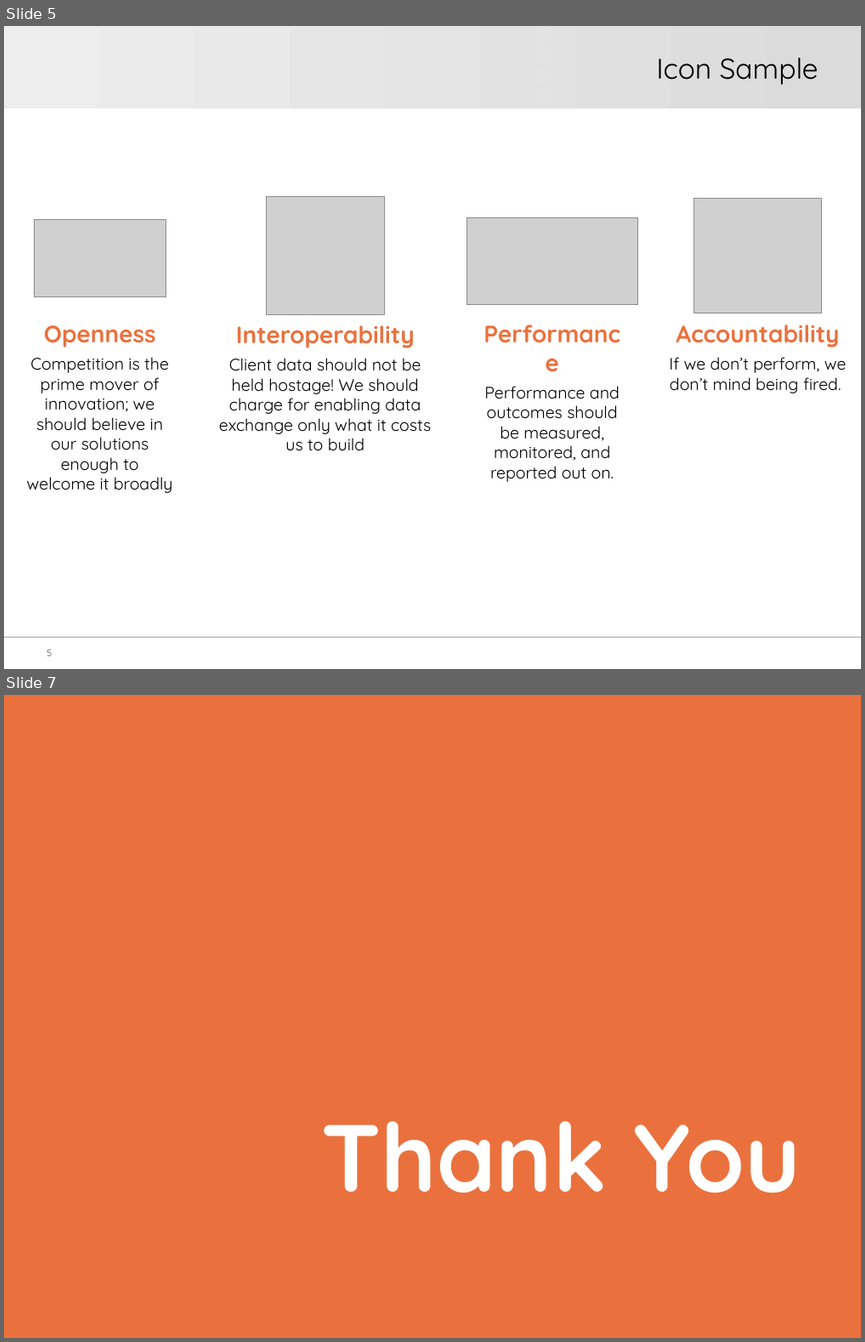
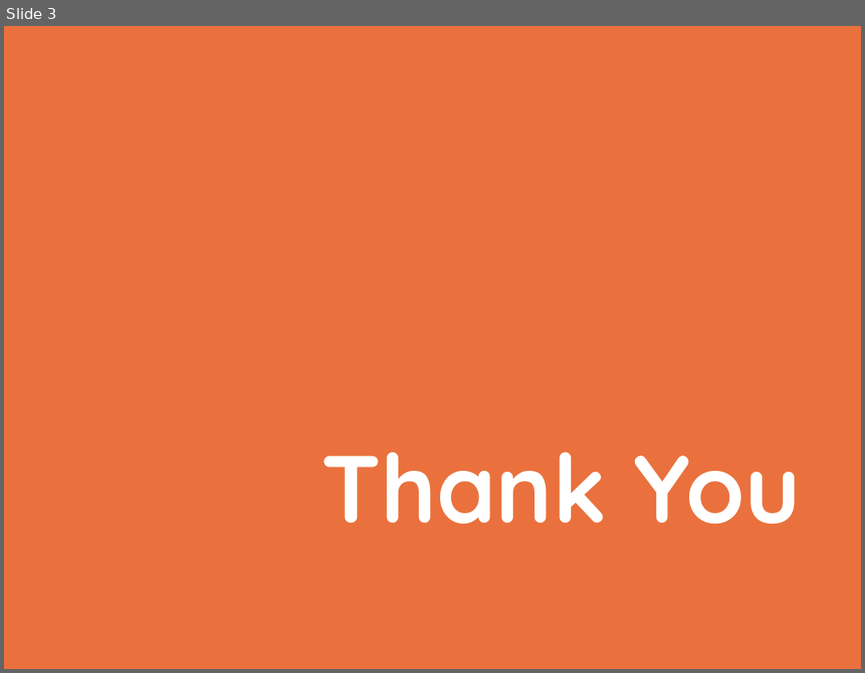
Before and after one commit to jhyman2/orioles-hackathon-comp2, a slide deck: hackathon-comp2.pptx. Shown one above the other, each under a label of ours: slides 5 and 7 before the commit, slide 3 after it; the slides between them are not shown. The pictures are 865x1342 and 865x673 pixels, drawn with LibreOffice and Linux fonts; fonts in the diff are those of the drawing; grey boxes stand for pictures; background and template pictures are left out. Boxes give left, top, right and bottom in pixels: in the first picture for what was removed or moved away, otherwise in the second. Text is boxed around its words. In the diff, an @@ line names an element or a change of style, - is before the commit and + after.

Commit message:
Done powerpoint

```diff
--- a/hackathon-comp2.pptx
+++ b/hackathon-comp2.pptx
@@ slide 5 removed at [4,26,861,669], background #FFFFFF; not listed: 2 template elements that a slide beside it also shows @@
@@ ellipse removed at [534,28,550,44] @@
@@ ellipse removed at [534,47,550,63] @@
@@ ellipse removed at [534,67,550,84] @@
@@ title removed at [656,57,818,85] @@
-Icon Sample
@@ ellipse removed at [534,88,550,104] @@
@@ picture removed at [266,197,385,315] @@
@@ picture removed at [693,199,822,313] @@
@@ picture removed at [34,220,166,297] @@
@@ picture removed at [466,218,637,305] @@
@@ text removed at [27,325,173,493] @@
-Openness
-Competition is the prime mover of innovation; we should believe in our solutions enough to welcome it broadly
@@ text removed at [219,325,431,451] @@
-Interoperability
-Client data should not be held hostage! We should charge for enabling data exchange only what it costs us to build
@@ text removed at [669,324,846,393] @@
-Accountability
-If we don’t perform, we don’t mind being fired.
@@ text removed at [484,386,619,482] @@
-Performance
-Performance and outcomes should be measured, monitored, and reported out on.
@@ page number removed at [46,649,52,656] @@
-5
@@ what was slide 7 is now slide 3 @@
```
Also in this commit, not shown: 2 slides added, 5 other slides removed.
